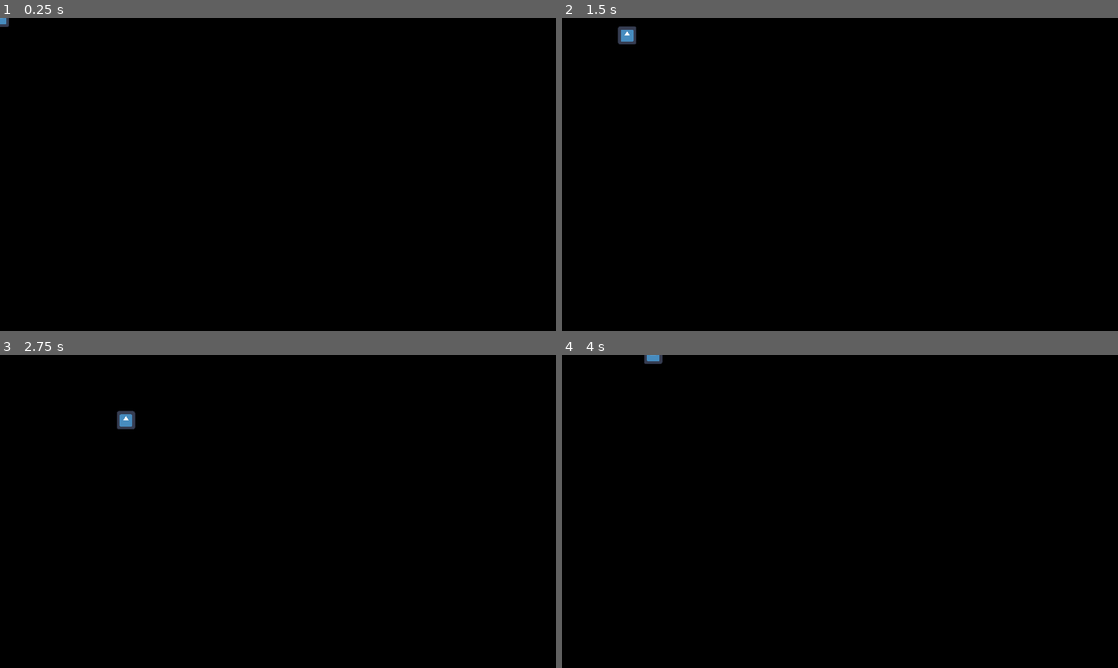
Above: before the commit, frames 1-4 (two rows, left to right).
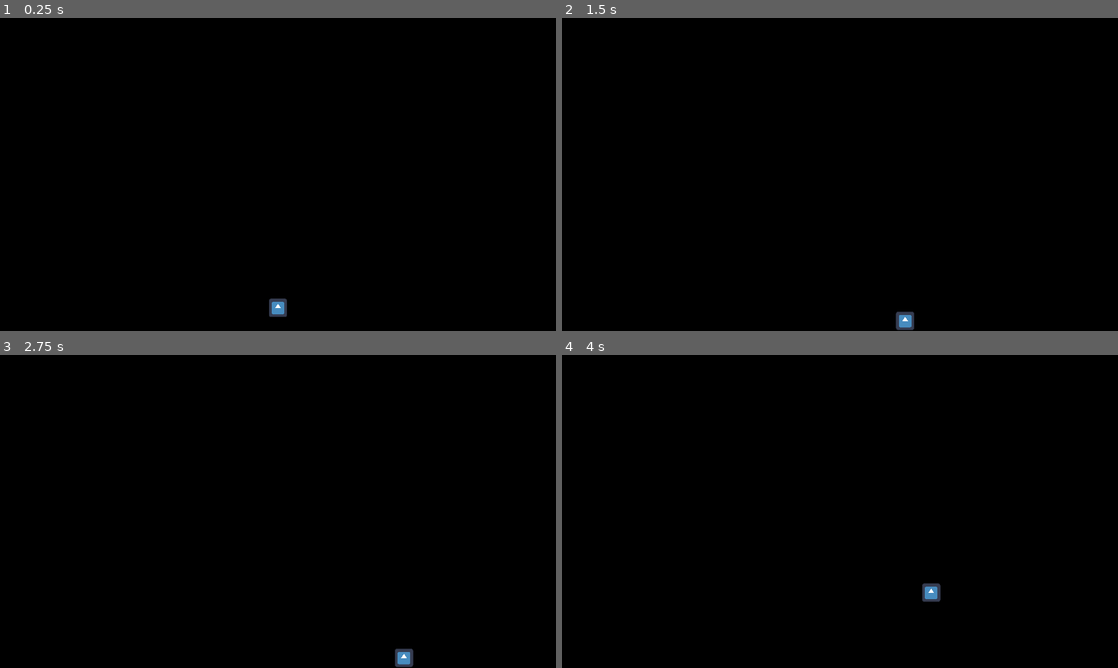
Above: after the commit, the same moments.

Repository: elpozewaunig/NightshadeLimbo
Game: Godot game, scene res://scenes/main.tscn
Two runs of this game, one before a commit and one after it. Both use one fixed random seed, a clock stepped at 60 frames per second and the inputs below. The engine's default icon, where the game draws it, is replaced by a stand-in: a white triangle on a blue panel in a dark square.
Inputs:
- Up to frame 1 (0.25 s): no input
- Up to frame 2 (1.5 s): tap Enter at 0.5 s; hold Right (ui_right) 0.53-1.28 s; hold Down (ui_down) from 1.28 s (still down)
- Up to frame 3 (2.75 s): release Down (ui_down) at 2.03 s; hold Right (ui_right) from 2.03 s (still down)
- Up to frame 4 (4 s): release Right (ui_right) at 2.78 s; hold Up (ui_up) 2.78-3.53 s; hold Left (ui_left) from 3.53 s (still down)

The runs differ from the first frame. In frame 1, 0.2% of the frame differs, in the area x 0-52%, y 0-96%; in frame 2, 0.4%; in frame 3, 0.4%, in the area x 21-75%, y 17-100%; in frame 4, 0.3%.

Commit message:
Added arena bounds

Diff:
--- a/scenes/main.tscn
+++ b/scenes/main.tscn
@@ -6,9 +6,16 @@
 [sub_resource type="CircleShape2D" id="CircleShape2D_stp6r"]
 radius = 35.0
 
+[sub_resource type="RectangleShape2D" id="RectangleShape2D_c178f"]
+size = Vector2(20, 1080)
+
+[sub_resource type="RectangleShape2D" id="RectangleShape2D_clw16"]
+size = Vector2(1920, 20)
+
 [node name="Main" type="Node2D"]
 
 [node name="Player" type="CharacterBody2D" parent="."]
+position = Vector2(960, 1000)
 script = ExtResource("1_brnu4")
 
 [node name="Sprite2D" type="Sprite2D" parent="Player"]
@@ -17,3 +24,21 @@
 
 [node name="CollisionShape2D" type="CollisionShape2D" parent="Player"]
 shape = SubResource("CircleShape2D_stp6r")
+
+[node name="ArenaBounds" type="StaticBody2D" parent="."]
+
+[node name="Left" type="CollisionShape2D" parent="ArenaBounds"]
+position = Vector2(-10, 540)
+shape = SubResource("RectangleShape2D_c178f")
+
+[node name="Right" type="CollisionShape2D" parent="ArenaBounds"]
+position = Vector2(1930, 540)
+shape = SubResource("RectangleShape2D_c178f")
+
+[node name="Top" type="CollisionShape2D" parent="ArenaBounds"]
+position = Vector2(960, -10)
+shape = SubResource("RectangleShape2D_clw16")
+
+[node name="Bottom" type="CollisionShape2D" parent="ArenaBounds"]
+position = Vector2(960, 1090)
+shape = SubResource("RectangleShape2D_clw16")
--- a/scripts/Player.gd
+++ b/scripts/Player.gd
@@ -4,7 +4,10 @@
 const SPEED = 300.0
 
 
-func _physics_process(delta: float) -> void:
+func _ready() -> void:
+	motion_mode = MOTION_MODE_FLOATING
+
+func _physics_process(_delta: float) -> void:
 	# Get the x-axis input direction and handle the movement/deceleration.
 	var x_movement := Input.get_axis("ui_left", "ui_right")
 	if x_movement:
Not shown: 1 places in scenes/main.tscn that only renumber resources
